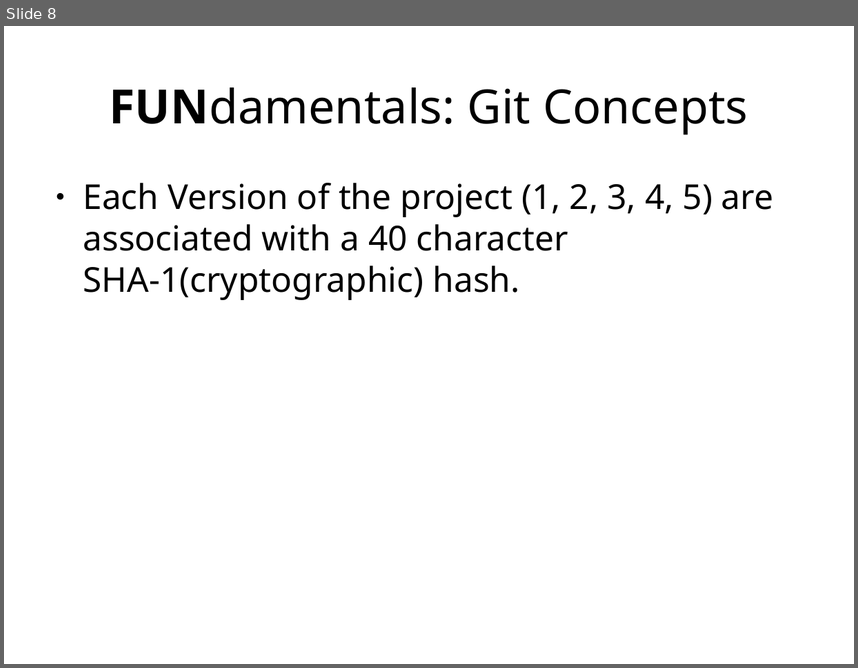
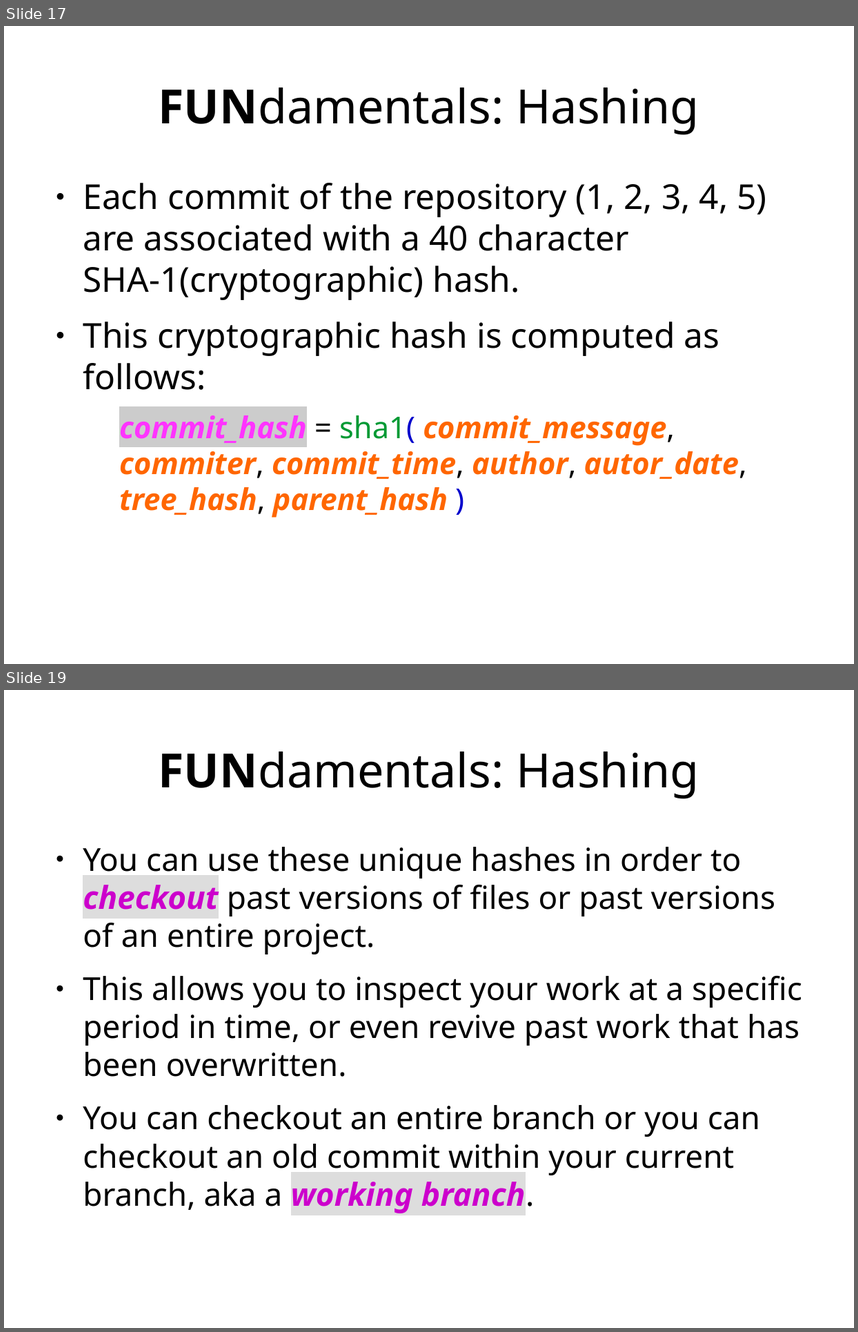
Before and after one commit to ethanwillis/git_presentation, a slide deck: git_presentation_slideshow.odp. Shown one above the other, each under a label of ours: slide 8 before the commit, slides 17 and 19 after it; the slides between them are not shown. The pictures are 858x668 and 858x1332 pixels, drawn with LibreOffice and Linux fonts; fonts in the diff are those of the drawing. Boxes give left, top, right and bottom in pixels: in the first picture for what was removed or moved away, otherwise in the second. Text is boxed around its words. In the diff, an @@ line names an element or a change of style, - is before the commit and + after.

Commit message:
Updated presenation with new slides about git fundamentals and a recap with terminology.
Added new images to the project as well for illustration purposes.

```diff
--- a/git_presentation_slideshow.odp
+++ b/git_presentation_slideshow.odp
@@ slide 19 added at (4,690,854,1328), background #FFFFFF @@
@@ title added at (158,751,700,799), 44 pt, text #000000 @@
+FUNdamentals: Hashing
@@ text added at (83,847,802,1213), 29.6 pt, text #000000 @@
+● You can use these unique hashes in order to checkout past versions of files or past versions of an entire project.
+● This allows you to inspect your work at a specific period in time, or even revive past work that has been overwritten.
+● You can checkout an entire branch or you can checkout an old commit within your current branch, aka a working branch.
@@ what was slide 8 is now slide 17 @@
@@ slide 17 changed as well @@
@@ title at (158,87,700,135): text changed @@
-FUNdamentals: Git Concepts
+FUNdamentals: Hashing
@@ text at (83,183,766,517): text changed @@
-● Each Version of the project (1, 2, 3, 4, 5) are associated with a 40 character SHA-1(cryptographic) hash.
+● Each commit of the repository (1, 2, 3, 4, 5) are associated with a 40 character SHA-1(cryptographic) hash.
+● This cryptographic hash is computed as follows:
+  commit_hash = sha1( commit_message, commiter, commit_time, author, autor_date, tree_hash, parent_hash )
```
Also in this commit, not shown: 6 other slides changed, 16 other slides added, 41 slides removed, 6 other files.
